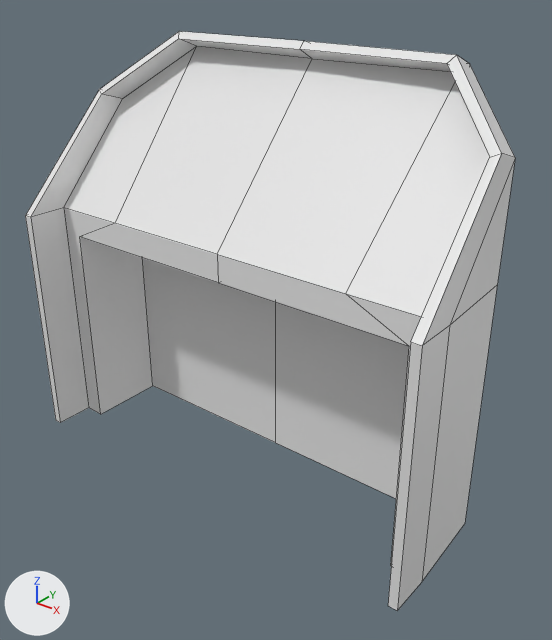
Before and after pictures for a commit that changed the Blender file Models/Dashboard.blend.
Camera for both pictures: a camera (50 mm lens) standing at (0.809, -0.858, 0.905) and looking at (0.041, 0.103, 0.309). Arrows for +X, +Y and +Z are at lower left; the lights stay in place. Mesh edges are drawn as thin lines.
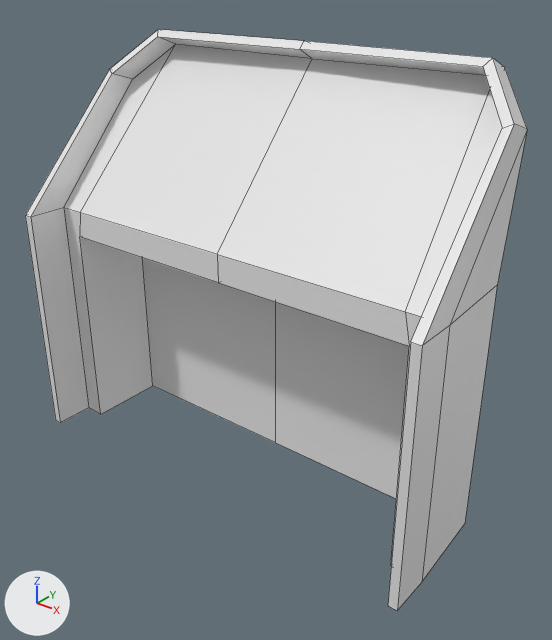
Edits to the bpy script that builds the scene:
```text
Change me_plane:
    where me_plane.from_pydata(...)  # 35 vertices, 26 faces; spans x 0.0..0.419, y -0.075..0.306, z 0.0..0.766
    used by ob_plane; location = (0.0, 0.0, 0.0)
    me_plane part 1: all 4 vertices in x 0.397..0.41, y 0.115..0.171, z 0.638..0.66 are moved by (0.0, 0.03, 0.034)
    me_plane part 2: all 4 vertices in x 0.275..0.284, y 0.208..0.265, z 0.737..0.766 are moved by (0.056, 0.0, 0.0)
    me_plane part 3: the 1 vertex in x 0.252, y 0.0, z 0.454 is moved by (0.099, 0.0, 0.0)
```

Pixel boxes (x1, y1, x2, y2) of what changed, in the pictures (552 x 640 px; the box of a moved part takes in the faces that stretch with it):
'Plane', reshaped
    before: (25, 31, 515, 611)
    after: (25, 29, 527, 611)
part 1 of me_plane, moved or reshaped
    before: (25, 90, 515, 346)
    after: (25, 70, 527, 346)
part 2 of me_plane, moved or reshaped
    before: (99, 31, 515, 158)
    after: (110, 29, 527, 129)
part 3 of me_plane, moved or reshaped
    before: (64, 46, 490, 565)
    after: (64, 44, 502, 565)
